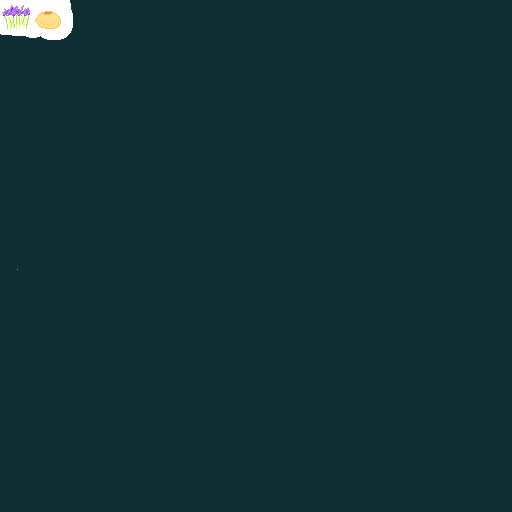
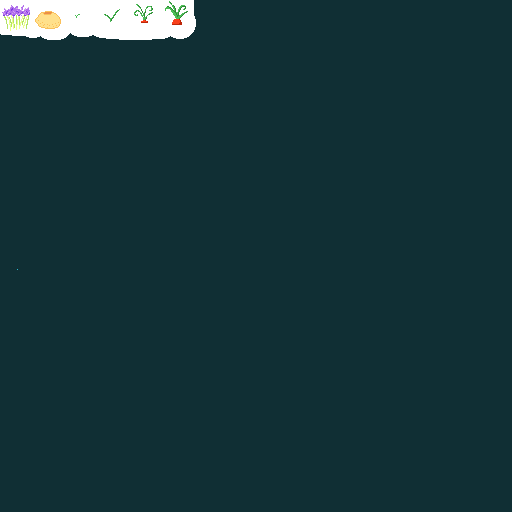
Two versions of the same layered image (512 x 512). Layer-by-layer changes:
added layer "Capa de pintura 2" above "Capa de pintura 1 Fusionadas" over [70, 0, 192, 40]
painted on "Capa de pintura 1" over [70, 0, 196, 40]
